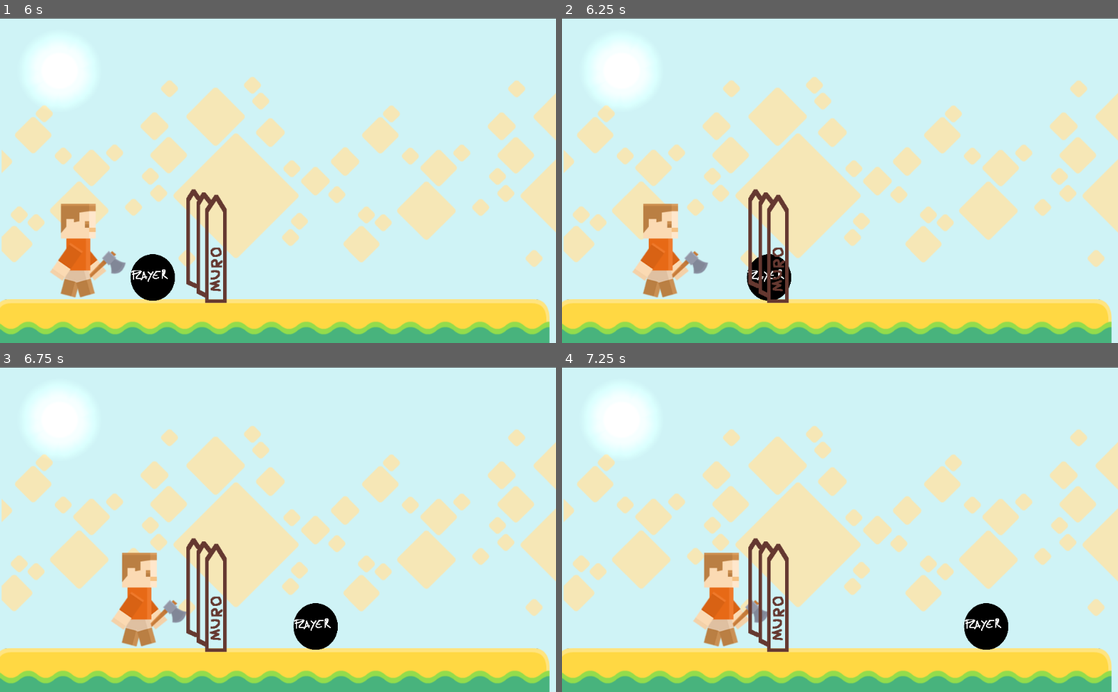
Above: before the commit, frames 1-4 (two rows, left to right).
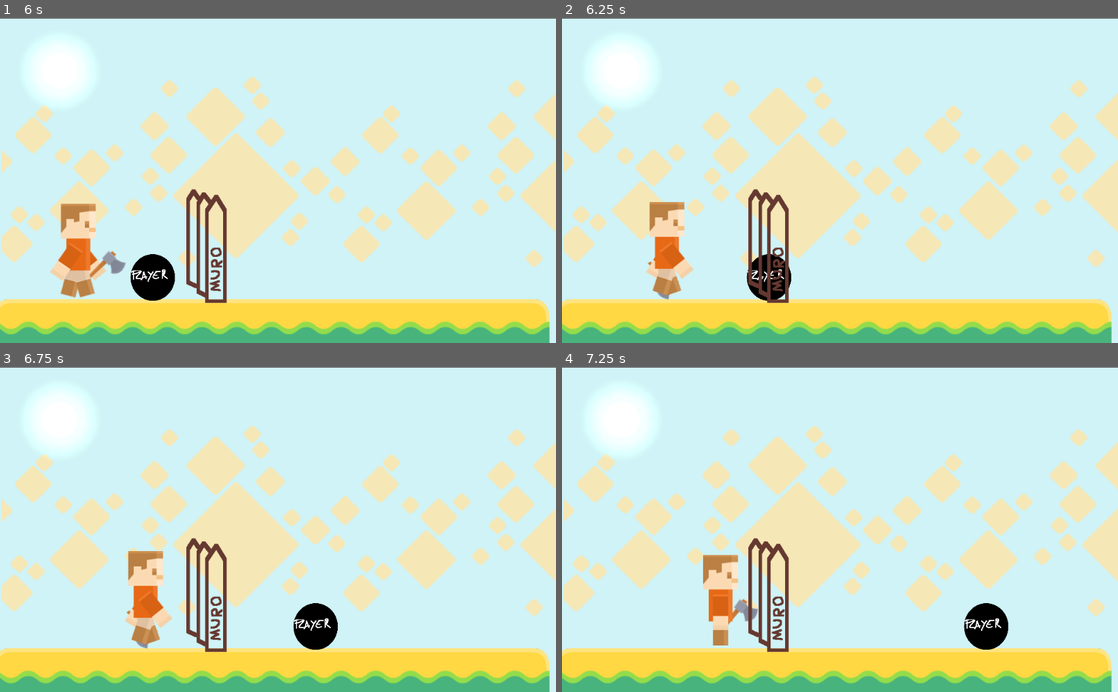
Above: after the commit, the same moments.

Repository: thiagola92/gamejamplus-2020
Game: Godot game, scene res://scenes/Main.tscn
The game is run twice, just before and just after one commit, with the same random seed, the same clock (stepped at 60 frames per second) and the same inputs. The project has no main scene, so this scene is started directly.
Inputs:
- Up to frame 1 (6 s): hold D 0.53-1.28 s; hold A 1.28-2.03 s; hold D 2.03-3.53 s; hold A 3.53-5.78 s; hold D from 5.78 s (still down)
- Up to frame 2 (6.25 s): keep holding D
- Up to frame 3 (6.75 s): keep holding D
- Up to frame 4 (7.25 s): keep holding D

Frame 1 is identical in both runs. In frame 2, 1.4% of the frame differs, in the area x 12-27%, y 56-87%; in frame 3, 1.4%, in the area x 20-34%, y 56-87%; in frame 4, 1.0%.

Commit message:
lumberjack resumes animation when not colliding

Diff:
--- a/Game/scripts/Inimigo.gd
+++ b/Game/scripts/Inimigo.gd
@@ -11,7 +11,10 @@
 func _physics_process(delta):
 	var collision = move_and_collide(direcao * delta)
 	if (collision):
-		$AnimatedSprite.stop()
+		if (collision.CONNECT_PERSIST):
+			$AnimatedSprite.stop()
+	else:
+		 $AnimatedSprite.play("run")
 
 
 # Called when the node enters the scene tree for the first time.
